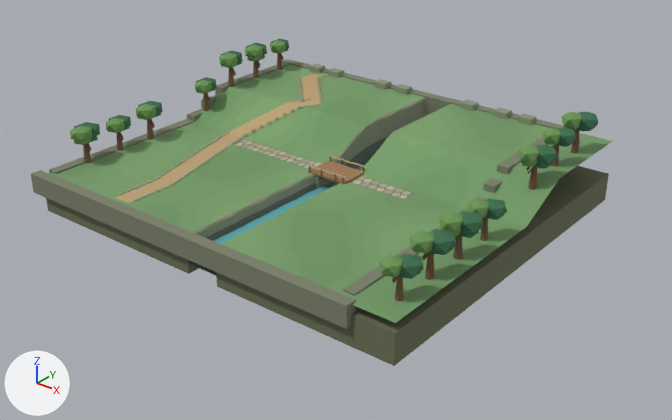
The glTF model public/defense/models/frontier-terrain.glb: old version first, new version second.
One viewpoint serves both versions: a 50 mm camera at (97.0, -113.9, 63.6) aimed at (8.3, -3.0, -5.2). Arrows for +X, +Y and +Z are at lower left; the lights stay in place. The first picture is the older version. Vertices at exactly the same position are counted once.

Objects in the first picture: 'Grass slopes / river trench'.
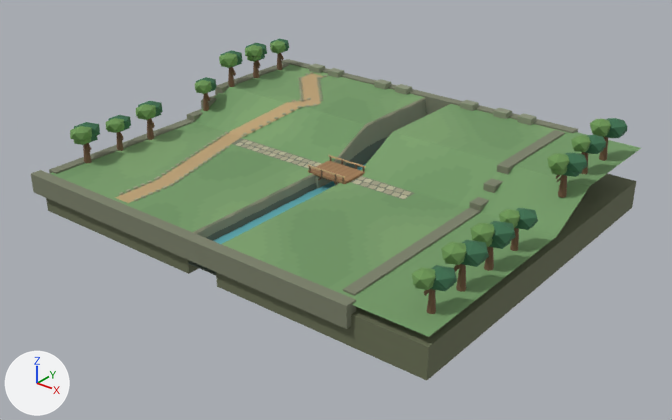
The change in detail:
me_graded_terrain_mesh is used by ob_grass_slopes___river_trench; location (0.0, 0.0, 0.0).
me_graded_terrain_mesh had 7647 vertices, 13612 faces and spanned x -34.0..41.0, y -33.0..33.0, z -6.5..11.8.
me_graded_terrain_mesh now has 7647 vertices, 13612 faces and spans x -34.0..46.0, y -33.0..33.0, z -6.5..11.8.
me_graded_terrain_mesh part 1: the loose piece of 12 vertices spanning x 36.7..40.6, y 22.5..26.4, z 8.1..10.9 is moved by (5.0, 0.0, 0.0).
me_graded_terrain_mesh part 2: the loose piece of 12 vertices spanning x 35.9..38.9, y 20.7..24.1, z 8.7..11.1 is moved by (5.0, 0.0, 0.0).
me_graded_terrain_mesh part 3: the loose piece of 12 vertices spanning x 36.8..40.3, y 15.4..18.8, z 7.7..10.2 is moved by (5.0, 0.0, 0.0).
me_graded_terrain_mesh part 4: the loose piece of 12 vertices spanning x 36.1..38.8, y 13.8..16.8, z 8.2..10.4 is moved by (5.0, 0.0, 0.0).
me_graded_terrain_mesh part 5: the loose piece of 14 vertices spanning x 37.3..38.7, y 8.4..9.7, z 3.2..7.3 is moved by (5.0, 0.0, 0.0).
me_graded_terrain_mesh part 6: the loose piece of 12 vertices spanning x 36.5..40.8, y 8.0..12.3, z 7.1..10.2 is moved by (5.0, 0.0, 0.0).
me_graded_terrain_mesh part 7: the loose piece of 12 vertices spanning x 35.7..39.0, y 6.0..9.8, z 7.7..10.4 is moved by (5.0, 0.0, 0.0).
me_graded_terrain_mesh part 8: the loose piece of 12 vertices spanning x 36.8..40.3, y -6.2..-2.8, z 3.1..5.6 is moved by (5.0, 0.0, 0.0).
me_graded_terrain_mesh part 9: the loose piece of 14 vertices spanning x 37.3..38.7, y -13.2..-11.9, z 0.0..4.1 is moved by (5.0, 0.0, 0.0).
me_graded_terrain_mesh part 10: the loose piece of 12 vertices spanning x 36.5..40.8, y -13.6..-9.3, z 3.8..6.9 is moved by (5.0, 0.0, 0.0).
me_graded_terrain_mesh part 11: the loose piece of 12 vertices spanning x 35.7..39.0, y -15.6..-11.8, z 4.5..7.2 is moved by (5.0, 0.0, 0.0).
me_graded_terrain_mesh part 12: the loose piece of 12 vertices spanning x 36.7..40.6, y -20.7..-16.8, z 3.5..6.3 is moved by (5.0, 0.0, 0.0).
me_graded_terrain_mesh part 13: the loose piece of 12 vertices spanning x 35.9..38.9, y -22.5..-19.1, z 4.1..6.5 is moved by (5.0, 0.0, 0.0).
me_graded_terrain_mesh part 14: 437 of the vertices in x 35.7..41.0, y -32.0..32.0, z -6.5..11.8 are moved by (5.0, 0.0, 0.0).
Other edits to the shape of me_graded_terrain_mesh do not show in these pictures.

Location of each change, (x1, y1, x2, y2) in pixels of the pictures (672 x 420 px; the box of a moved part takes in the faces that stretch with it):
'Grass slopes / river trench', reshaped: before (31, 39, 613, 366); after (31, 39, 641, 380)
part 1 of me_graded_terrain_mesh, moved or reshaped: before (575, 124, 596, 131); after (604, 131, 625, 138)
part 2 of me_graded_terrain_mesh, moved or reshaped: before (564, 122, 581, 130); after (593, 128, 610, 136)
part 3 of me_graded_terrain_mesh, moved or reshaped: before (556, 140, 574, 146); after (585, 147, 604, 154)
part 4 of me_graded_terrain_mesh, moved or reshaped: before (544, 138, 560, 145); after (573, 145, 590, 152)
part 5 of me_graded_terrain_mesh, moved or reshaped: before (528, 167, 537, 189); after (558, 175, 567, 198)
part 6 of me_graded_terrain_mesh, moved or reshaped: before (535, 145, 557, 164); after (566, 153, 587, 172)
part 7 of me_graded_terrain_mesh, moved or reshaped: before (518, 146, 539, 162); after (547, 153, 569, 170)
part 8 of me_graded_terrain_mesh, moved or reshaped: before (484, 213, 504, 220); after (515, 223, 535, 230)
part 9 of me_graded_terrain_mesh, moved or reshaped: before (453, 236, 463, 260); after (484, 247, 494, 271)
part 10 of me_graded_terrain_mesh, moved or reshaped: before (459, 211, 484, 233); after (490, 221, 516, 244)
part 11 of me_graded_terrain_mesh, moved or reshaped: before (439, 212, 463, 231); after (470, 222, 495, 242)
part 12 of me_graded_terrain_mesh, moved or reshaped: before (428, 247, 454, 255); after (461, 258, 486, 267)
part 13 of me_graded_terrain_mesh, moved or reshaped: before (413, 244, 433, 253); after (445, 255, 466, 265)
part 14 of me_graded_terrain_mesh, moved or reshaped: before (339, 112, 613, 366); after (339, 118, 641, 380)
